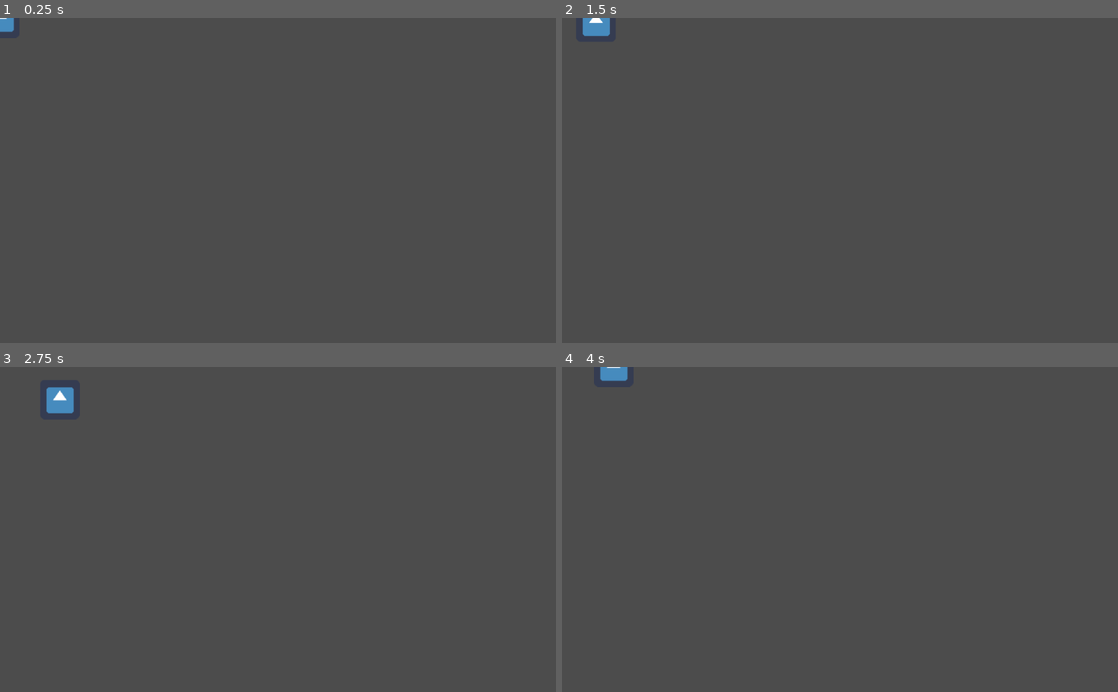
Above: before the commit, frames 1-4 (two rows, left to right).
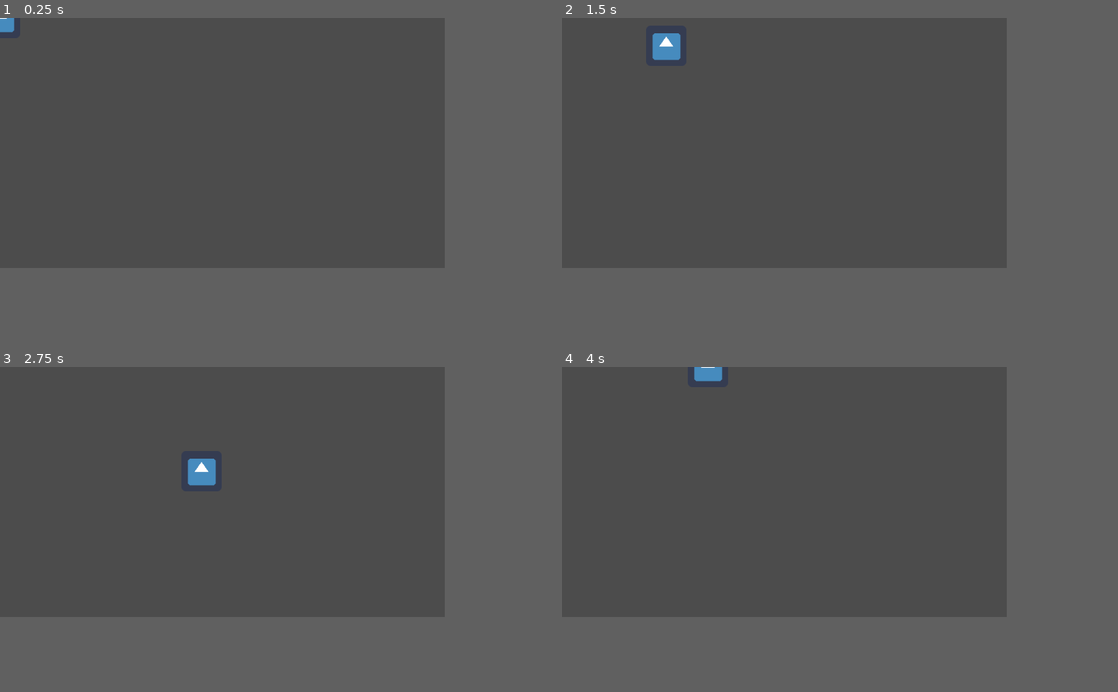
Above: after the commit, the same moments.

Repository: robyn3choi/bullet-town
Game: Godot game, scene res://Player/Player.tscn
Two runs of this game, one before a commit and one after it. Both use one fixed random seed, a clock stepped at 60 frames per second and the inputs below. This scene is started directly instead of the project's main scene. The engine's default icon, where the game draws it, is replaced by a stand-in: a white triangle on a blue panel in a dark square.
Inputs (mouse positions are in pixels of both pictures, inside the frame that each line leads up to):
- Up to frame 1 (0.25 s): no input
- Up to frame 2 (1.5 s): tap Enter at 0.5 s; move the mouse to (962, 164) at 0.52 s; hold Right (ui_right) 0.53-1.28 s; move the mouse to (728, 196) at 1.27 s; hold Down (ui_down) from 1.28 s (still down)
- Up to frame 3 (2.75 s): move the mouse to (333, 458) at 2.02 s; release Down (ui_down) at 2.03 s; hold Right (ui_right) from 2.03 s (still down)
- Up to frame 4 (4 s): move the mouse to (812, 594) at 2.77 s; release Right (ui_right) at 2.78 s; hold Up (ui_up) 2.78-3.53 s; move the mouse to (1006, 578) at 3.52 s; hold Left (ui_left) from 3.53 s (still down)
In our replay, the window is 800x468 before the commit and 640x360 after it. These sizes can differ from the game's own. Grey fills any space a smaller window leaves; there, only what the larger window draws over its background counts as a difference.

The runs differ from the first frame. In frame 1, less than 0.1% of the frame differs, in the area x 0-3%, y 0-5%; in frame 2, 0.7%; in frame 3, 0.8%, in the area x 8-39%, y 6-37%; in frame 4, 0.4%.

Commit message:
added rough gun aiming

Diff:
--- /dev/null
+++ b/Gun/Gun.gd
@@ -0,0 +1,12 @@
+extends Node2D
+
+func _input(event):
+	if event is InputEventMouseMotion:
+		look_at(event.position)
+		# keep rotation_degrees between 0 and 360
+		rotation_degrees = fposmod(rotation_degrees, 360.0)
+		print(rotation_degrees)
+		if rotation_degrees > 90 && rotation_degrees < 270:
+			$Sprite.flip_v = true
+		else:
+			$Sprite.flip_v = false
--- /dev/null
+++ b/Gun/Gun.tscn
@@ -0,0 +1,13 @@
+[gd_scene load_steps=3 format=2]
+
+[ext_resource path="res://Gun/gun.png" type="Texture" id=1]
+[ext_resource path="res://Gun/Gun.gd" type="Script" id=2]
+
+[node name="Gun" type="Node2D"]
+position = Vector2( 51.0154, 38.9238 )
+rotation = 6.28319
+script = ExtResource( 2 )
+
+[node name="Sprite" type="Sprite" parent="."]
+position = Vector2( 5, -5 )
+texture = ExtResource( 1 )
--- a/Player/Player.gd
+++ b/Player/Player.gd
@@ -1,8 +1,6 @@
 extends KinematicBody2D
 
-const ACCELERATION = 500
-const MAX_SPEED = 80
-const FRICTION = 500
+const speed = 100
 
 var velocity = Vector2.ZERO
 #onready var animation_player = $AnimationPlayer
@@ -19,9 +17,9 @@
 #		animation_tree.set("parameters/Idle/blend_position", input_vector)
 #		animation_tree.set("parameters/Run/blend_position", input_vector)
 #		animation_state.travel("Run")
-		velocity = velocity.move_toward(input_vector * MAX_SPEED, ACCELERATION * delta)
+		velocity = input_vector * speed
 	else:
 #		animation_state.travel("Idle")
-		velocity = velocity.move_toward(Vector2.ZERO, FRICTION * delta)
+		velocity = Vector2.ZERO
 
 	velocity = move_and_slide(velocity)
--- a/Player/Player.tscn
+++ b/Player/Player.tscn
@@ -9,6 +9,7 @@
 script = ExtResource( 1 )
 
 [node name="Sprite" type="Sprite" parent="."]
+scale = Vector2( 0.4, 0.4 )
 texture = ExtResource( 2 )
 
 [node name="CollisionShape2D" type="CollisionShape2D" parent="."]
--- a/project.godot
+++ b/project.godot
@@ -18,6 +18,37 @@
 config/name="bullet-town"
 run/main_scene="res://Main.tscn"
 config/icon="res://icon.png"
+
+[display]
+
+window/size/width=320
+window/size/height=180
+window/size/test_width=1280
+window/size/test_height=720
+window/stretch/mode="2d"
+
+[importer_defaults]
+
+texture={
+"compress/bptc_ldr": 0,
+"compress/hdr_mode": 0,
+"compress/lossy_quality": 0.7,
+"compress/mode": 0,
+"compress/normal_map": 0,
+"detect_3d": false,
+"flags/anisotropic": false,
+"flags/filter": false,
+"flags/mipmaps": false,
+"flags/repeat": 0,
+"flags/srgb": 2,
+"process/HDR_as_SRGB": false,
+"process/fix_alpha_border": true,
+"process/invert_color": false,
+"process/premult_alpha": false,
+"size_limit": 0,
+"stream": false,
+"svg/scale": 1.0
+}
 
 [input]
 
Binary file added: Gun/gun.png
